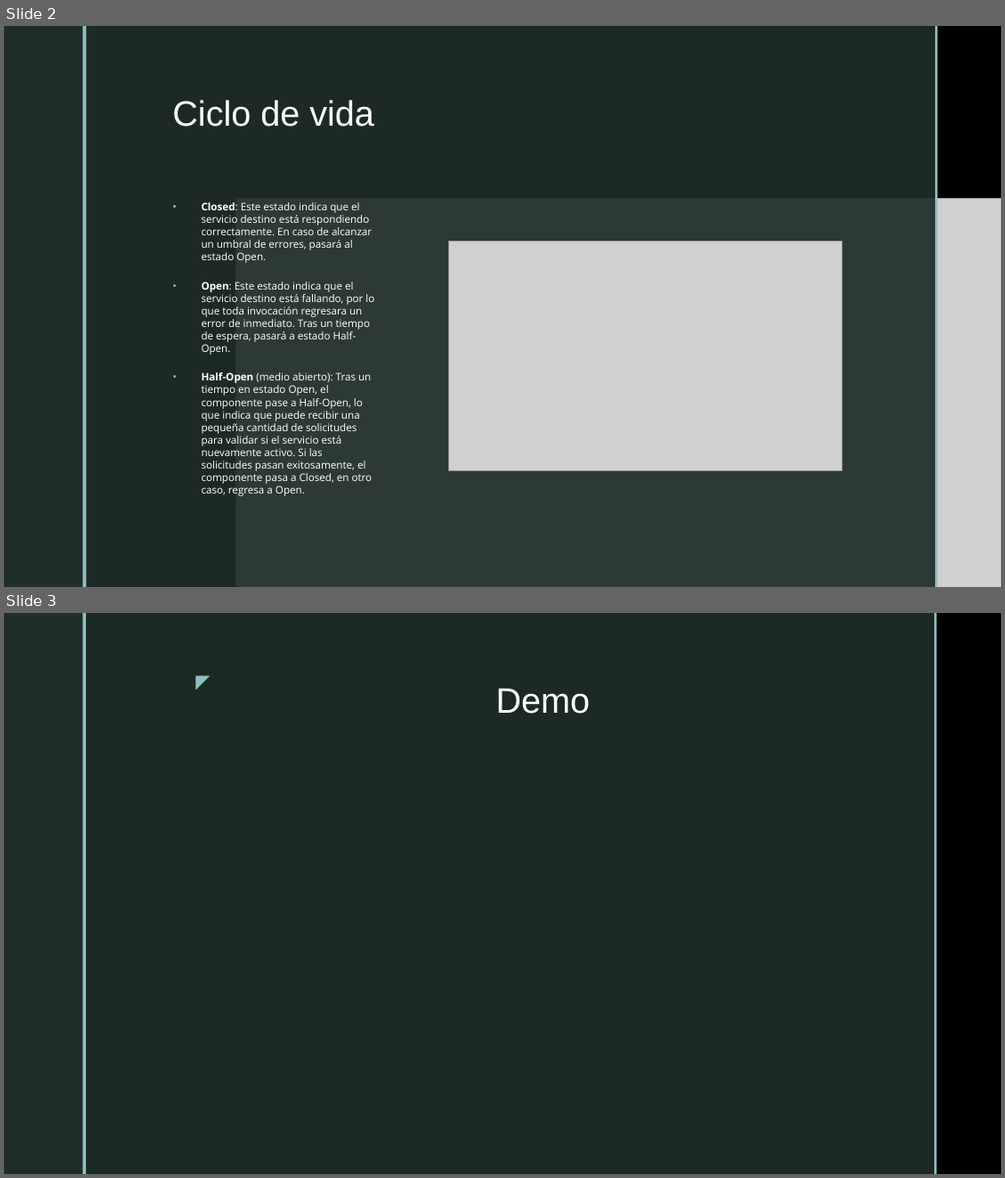
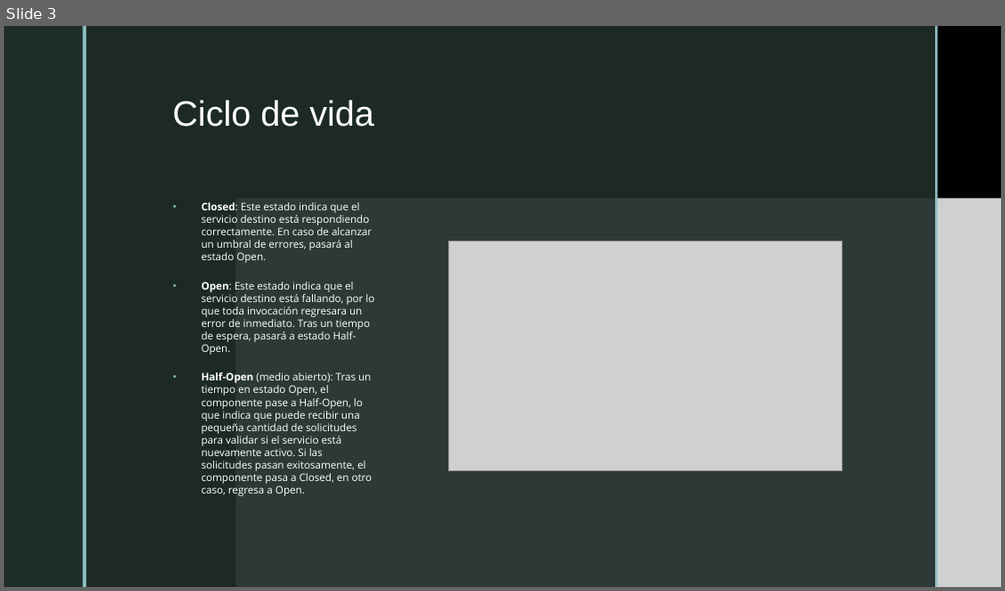
Before and after one commit to lisethjt/CircuitBreaker, a slide deck: Circuit Breaker.pptx. Shown one above the other, each under a label of ours: slides 2 and 3 before the commit, slide 3 after it. The pictures are 1005x1178 and 1005x591 pixels, drawn with LibreOffice and Linux fonts; fonts in the diff are those of the drawing; grey boxes stand for pictures; background and template pictures are left out. Boxes give left, top, right and bottom in pixels: in the first picture for what was removed or moved away, otherwise in the second. Text is boxed around its words. In the diff, an @@ line names an element or a change of style, - is before the commit and + after.

Commit message:
Demo

```diff
--- a/Circuit Breaker.pptx
+++ b/Circuit Breaker.pptx
@@ slide 3 removed at [4,613,1001,1174], background picture (left out); not listed: 2 template elements that a slide beside it also shows @@
@@ rectangle removed at [4,613,82,1174] @@
@@ rectangle removed at [82,613,86,1174] @@
@@ text removed at [184,666,217,695] @@
-◤
@@ title removed at [496,688,591,714] @@
-Demo
@@ what was slide 2 is now slide 3 @@
```
Also in this commit, not shown: 2 slides added.
